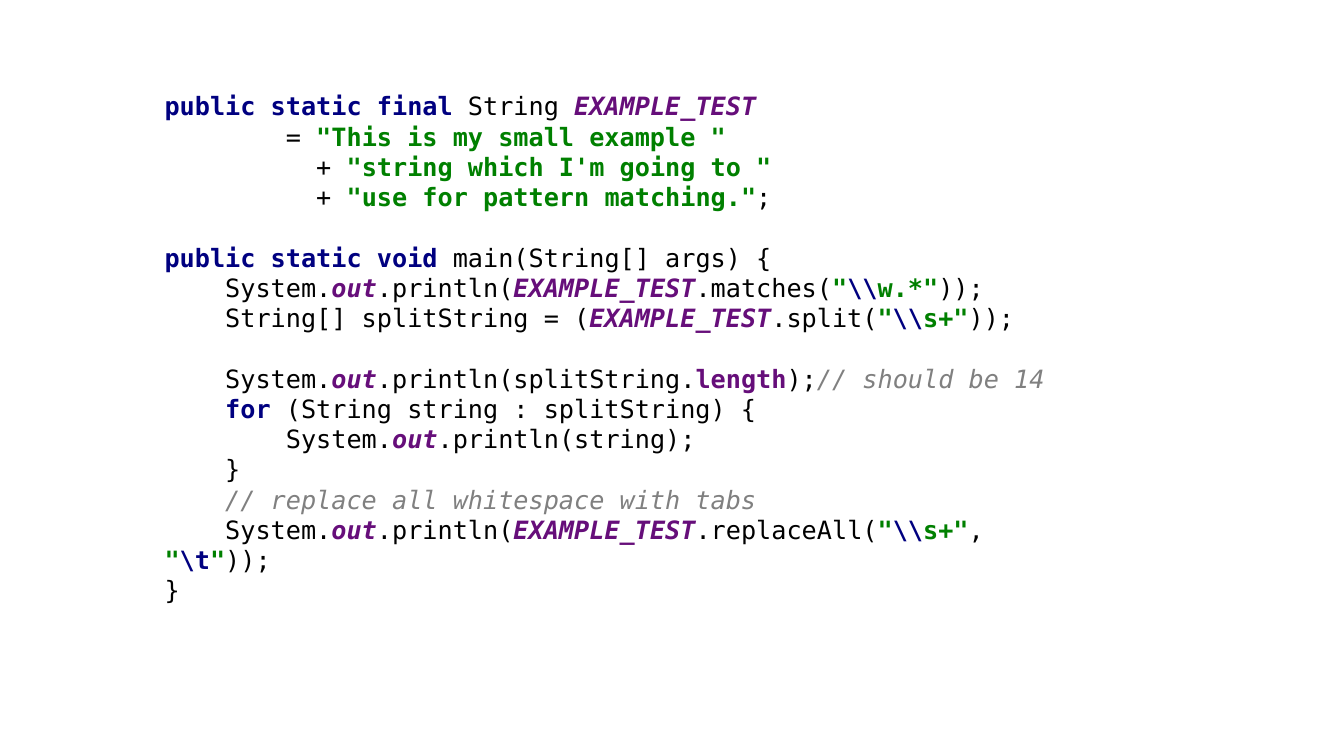
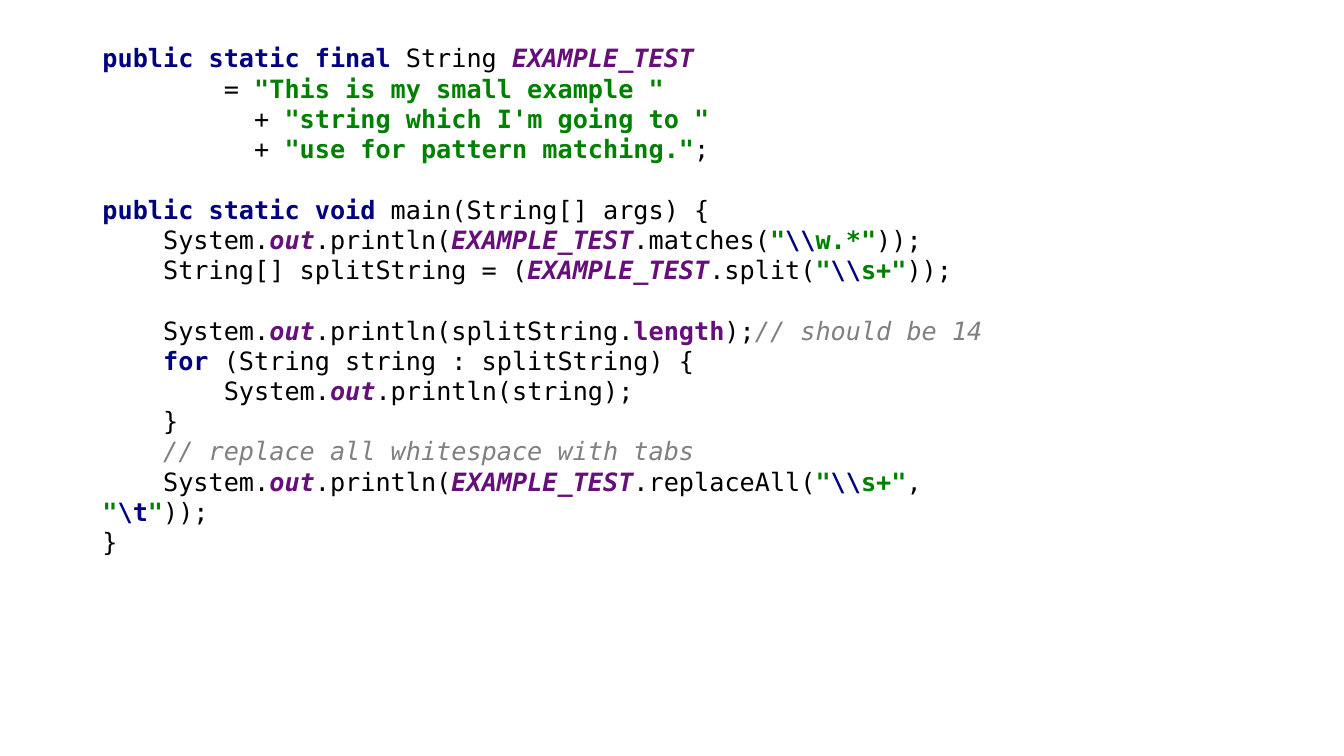
Before and after one commit to tanglw2020/android-class, a slide deck: slide 45 of android activity and intent.pptx. Drawn at 1344x756 pixels with LibreOffice and Linux fonts; fonts in the diff are those of the drawing. Boxes give left, top, right and bottom in pixels: in the first picture for what was removed or moved away, otherwise in the second. Text is boxed around its words. In the diff, an @@ line names an element or a change of style, - is before the commit and + after.

```diff
--- a/android activity and intent.pptx
+++ b/android activity and intent.pptx
@@ text "public static final String EXAMPLE_TEST ...": place and size @@
-text "public static final String EXAMPLE_TEST ..." at bbox=[165, 95, 1044, 573]
+text "public static final String EXAMPLE_TEST ..." at bbox=[102, 46, 982, 525]
```
Also in this commit, not shown: 4 other slides changed, 3 other files.
